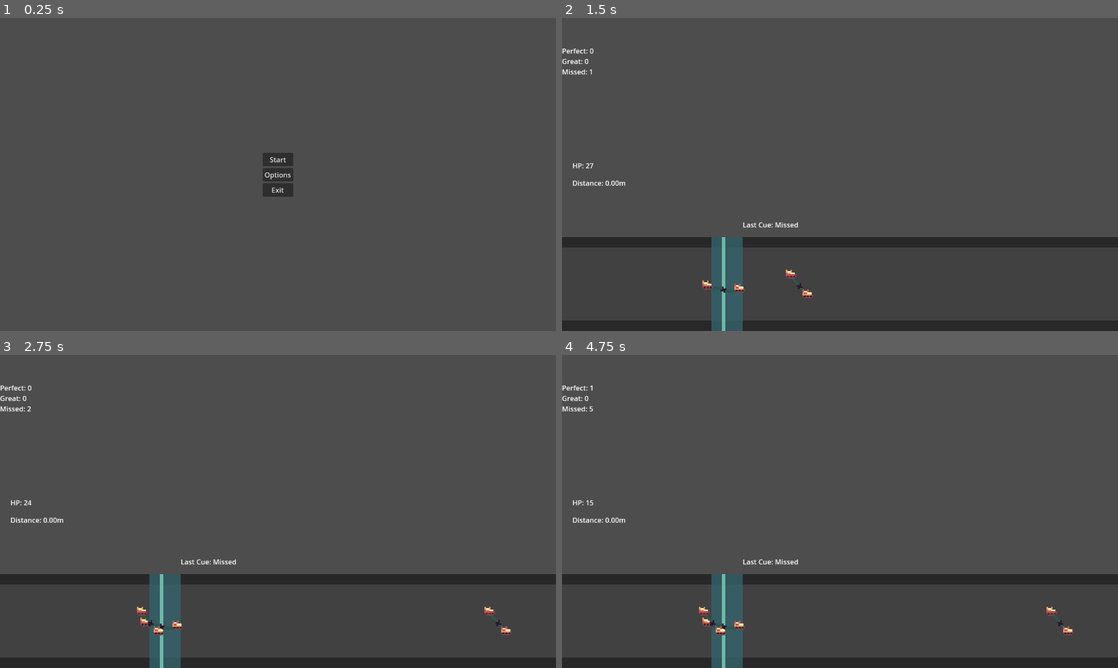
Above: before the commit, frames 1-4 (two rows, left to right).
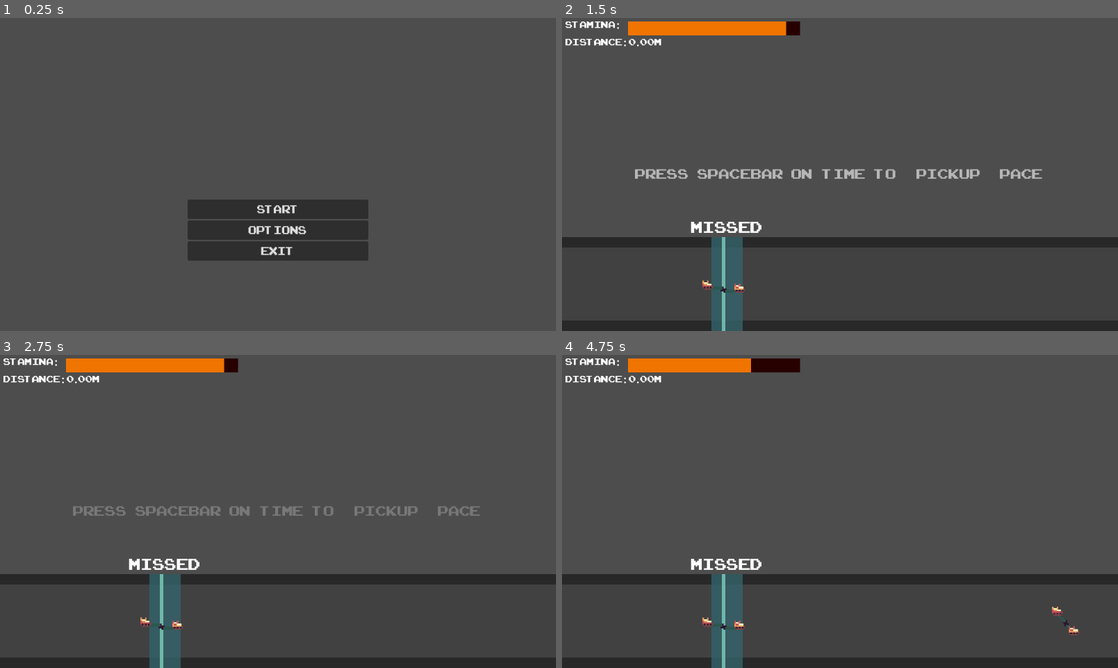
Above: after the commit, the same moments.

Repository: alexgaaranes/GameJam-2024-Entry
Game: Godot game, scene res://scenes/menu.tscn
The game is run twice, just before and just after one commit, with the same random seed, the same clock (stepped at 60 frames per second) and the same inputs.
Inputs:
- Up to frame 1 (0.25 s): no input
- Up to frame 2 (1.5 s): click "Start" at 0.5 s; tap Space (pedal) at 1.25, 1.35 s
- Up to frame 3 (2.75 s): tap Space (pedal) at 2, 2.1 s
- Up to frame 4 (4.75 s): tap Space (pedal) at 2.75, 2.85, 3.5, 3.6, 4.25, 4.35 s

The runs differ from the first frame. In frame 1, 6.6% of the frame differs, in the area x 33-67%, y 43-78%; in frame 2, 3.5%; in frame 3, 3.4%; in frame 4, 2.6%.

Commit message:
fixed UI

Diff:
--- a/project.godot
+++ b/project.godot
@@ -17,6 +17,7 @@
 config/icon="res://icon.svg"
 config/stretch/aspect="expand"
 config/size/viewport_width=1280
+config/enabled=false
 
 [display]
 
--- a/scenes/game_manager.tscn
+++ b/scenes/game_manager.tscn
@@ -27,6 +27,8 @@
 
 [node name="SlowdownTimer" type="Timer" parent="DistanceManager"]
 
+[node name="GameOverManager" type="Node" parent="."]
+
 [connection signal="timeout" from="InputManager/PenaltyTimer" to="InputManager" method="_on_penalty_timer_timeout"]
 [connection signal="timeout" from="CueSpawnManager/CueSpawnTimer" to="CueSpawnManager" method="_on_cue_spawn_timer_timeout"]
 [connection signal="timeout" from="DistanceManager/SlowdownTimer" to="DistanceManager" method="_on_slowdown_timer_timeout"]
--- /dev/null
+++ b/scenes/main_level.tscn
@@ -0,0 +1,215 @@
+[gd_scene load_steps=12 format=3 uid="uid://bhmqw75h2u8fk"]
+
+[ext_resource type="PackedScene" uid="uid://b8ubotbc18a7t" path="res://scenes/game_manager.tscn" id="1_i7q76"]
+[ext_resource type="Script" path="res://scripts/main_level.gd" id="1_ne8dj"]
+[ext_resource type="PackedScene" uid="uid://bgngv3qaf4or3" path="res://scenes/pedal_column.tscn" id="2_pe4of"]
+[ext_resource type="Script" path="res://scripts/tutorial.gd" id="5_dah53"]
+[ext_resource type="FontFile" uid="uid://cduo3hndy60wv" path="res://fonts/arcade_classic.TTF" id="5_gmnf5"]
+
+[sub_resource type="Animation" id="Animation_fmcq5"]
+resource_name = "fade_in"
+length = 0.3
+tracks/0/type = "value"
+tracks/0/imported = false
+tracks/0/enabled = true
+tracks/0/path = NodePath("../../Combo:theme_override_colors/font_color")
+tracks/0/interp = 1
+tracks/0/loop_wrap = true
+tracks/0/keys = {
+"times": PackedFloat32Array(0, 0.3),
+"transitions": PackedFloat32Array(1, 1),
+"update": 0,
+"values": [Color(0.898039, 0.898039, 0.898039, 0), Color(0.898039, 0.898039, 0.898039, 1)]
+}
+
+[sub_resource type="Animation" id="Animation_ijmvr"]
+length = 0.001
+tracks/0/type = "value"
+tracks/0/imported = false
+tracks/0/enabled = true
+tracks/0/path = NodePath("../../Combo:theme_override_colors/font_color")
+tracks/0/interp = 1
+tracks/0/loop_wrap = true
+tracks/0/keys = {
+"times": PackedFloat32Array(0),
+"transitions": PackedFloat32Array(1),
+"update": 0,
+"values": [Color(0.898039, 0.898039, 0.898039, 0)]
+}
+
+[sub_resource type="AnimationLibrary" id="AnimationLibrary_flekw"]
+_data = {
+"RESET": SubResource("Animation_ijmvr"),
+"fade_in": SubResource("Animation_fmcq5")
+}
+
+[sub_resource type="Animation" id="Animation_qb6a8"]
+resource_name = "fade_to_normal"
+length = 3.0
+tracks/0/type = "value"
+tracks/0/imported = false
+tracks/0/enabled = true
+tracks/0/path = NodePath(".:color")
+tracks/0/interp = 1
+tracks/0/loop_wrap = true
+tracks/0/keys = {
+"times": PackedFloat32Array(0, 3),
+"transitions": PackedFloat32Array(1, 1),
+"update": 0,
+"values": [Color(0, 0, 0, 1), Color(0, 0, 0, 0)]
+}
+tracks/1/type = "value"
+tracks/1/imported = false
+tracks/1/enabled = true
+tracks/1/path = NodePath("../Label:theme_override_colors/default_color")
+tracks/1/interp = 1
+tracks/1/loop_wrap = true
+tracks/1/keys = {
+"times": PackedFloat32Array(0, 3),
+"transitions": PackedFloat32Array(1, 1),
+"update": 0,
+"values": [Color(0.899258, 0.899258, 0.899258, 1), Color(0.898039, 0.898039, 0.898039, 0)]
+}
+
+[sub_resource type="Animation" id="Animation_k0c05"]
+length = 0.001
+tracks/0/type = "value"
+tracks/0/imported = false
+tracks/0/enabled = true
+tracks/0/path = NodePath(".:color")
+tracks/0/interp = 1
+tracks/0/loop_wrap = true
+tracks/0/keys = {
+"times": PackedFloat32Array(0),
+"transitions": PackedFloat32Array(1),
+"update": 0,
+"values": [Color(0, 0, 0, 1)]
+}
+tracks/1/type = "value"
+tracks/1/imported = false
+tracks/1/enabled = true
+tracks/1/path = NodePath("../Label:theme_override_colors/default_color")
+tracks/1/interp = 1
+tracks/1/loop_wrap = true
+tracks/1/keys = {
+"times": PackedFloat32Array(0),
+"transitions": PackedFloat32Array(1),
+"update": 0,
+"values": [Color(0.899258, 0.899258, 0.899258, 1)]
+}
+
+[sub_resource type="AnimationLibrary" id="AnimationLibrary_fmthr"]
+_data = {
+"RESET": SubResource("Animation_k0c05"),
+"fade_to_normal": SubResource("Animation_qb6a8")
+}
+
+[node name="MainLevel" type="Node"]
+script = ExtResource("1_ne8dj")
+
+[node name="GameManager" parent="." instance=ExtResource("1_i7q76")]
+
+[node name="PedalColumn" parent="." instance=ExtResource("2_pe4of")]
+
+[node name="Label" type="Label" parent="."]
+offset_left = 280.0
+offset_top = 456.0
+offset_right = 479.0
+offset_bottom = 507.0
+theme_override_fonts/font = ExtResource("5_gmnf5")
+theme_override_font_sizes/font_size = 50
+text = "Last Cue"
+horizontal_alignment = 1
+
+[node name="Combo" type="Label" parent="."]
+offset_left = 1072.0
+offset_top = 464.0
+offset_right = 1243.0
+offset_bottom = 515.0
+theme_override_colors/font_color = Color(0.898039, 0.898039, 0.898039, 0)
+theme_override_fonts/font = ExtResource("5_gmnf5")
+theme_override_font_sizes/font_size = 35
+text = "Combo x"
+
+[node name="AnimationPlayer" type="AnimationPlayer" parent="Combo"]
+root_node = NodePath("../../Tutorial/AnimationPlayer")
+libraries = {
+"": SubResource("AnimationLibrary_flekw")
+}
+
+[node name="HealthPoints" type="Label" parent="."]
+offset_left = 8.0
+offset_right = 48.0
+offset_bottom = 41.0
+theme_override_fonts/font = ExtResource("5_gmnf5")
+theme_override_font_sizes/font_size = 30
+text = "STAMINA: "
+
+[node name="Background" type="ColorRect" parent="HealthPoints"]
+layout_mode = 0
+offset_left = 144.0
+offset_top = 8.0
+offset_right = 188.0
+offset_bottom = 40.0
+scale = Vector2(9, 1)
+color = Color(0.151645, 0, 0.000560862, 1)
+
+[node name="Value" type="ColorRect" parent="HealthPoints"]
+layout_mode = 0
+offset_left = 144.0
+offset_top = 8.0
+offset_right = 184.0
+offset_bottom = 48.0
+scale = Vector2(10.149, 0.796249)
+color = Color(0.93569, 0.454354, 1.15514e-06, 1)
+
+[node name="Distance" type="Label" parent="."]
+offset_left = 8.0
+offset_top = 40.0
+offset_right = 151.0
+offset_bottom = 81.0
+theme_override_fonts/font = ExtResource("5_gmnf5")
+theme_override_font_sizes/font_size = 30
+text = "Distance: "
+
+[node name="Tutorial" type="Node" parent="."]
+script = ExtResource("5_dah53")
+
+[node name="BlackFade" type="ColorRect" parent="Tutorial"]
+visible = false
+offset_left = -16.0
+offset_top = -16.0
+offset_right = 1296.0
+offset_bottom = 736.0
+color = Color(0, 0, 0, 1)
+
+[node name="AnimationPlayer" type="AnimationPlayer" parent="Tutorial"]
+root_node = NodePath("../BlackFade")
+libraries = {
+"": SubResource("AnimationLibrary_fmthr")
+}
+
+[node name="Label" type="RichTextLabel" parent="Tutorial"]
+anchors_preset = 8
+anchor_left = 0.5
+anchor_top = 0.5
+anchor_right = 0.5
+anchor_bottom = 0.5
+offset_left = -472.0
+offset_top = -24.0
+offset_right = 472.0
+offset_bottom = 24.0
+grow_horizontal = 2
+grow_vertical = 2
+size_flags_horizontal = 4
+size_flags_vertical = 4
+theme_override_colors/default_color = Color(0.899258, 0.899258, 0.899258, 1)
+theme_override_fonts/normal_font = ExtResource("5_gmnf5")
+theme_override_font_sizes/normal_font_size = 45
+bbcode_enabled = true
+text = "Press	Spacebar	on 	Time	to		Pickup		Pace"
+
+[node name="FadeOutTimer" type="Timer" parent="Tutorial"]
+wait_time = 3.0
+
+[connection signal="timeout" from="Tutorial/FadeOutTimer" to="Tutorial" method="_on_fade_out_timer_timeout"]
--- a/scenes/menu.tscn
+++ b/scenes/menu.tscn
@@ -1,6 +1,7 @@
-[gd_scene load_steps=2 format=3 uid="uid://b582kkllaqo8c"]
+[gd_scene load_steps=3 format=3 uid="uid://b582kkllaqo8c"]
 
 [ext_resource type="Script" path="res://scripts/menu.gd" id="1_fy35y"]
+[ext_resource type="FontFile" uid="uid://cduo3hndy60wv" path="res://fonts/arcade_classic.TTF" id="2_siky0"]
 
 [node name="Menu" type="Control"]
 layout_mode = 3
@@ -13,30 +14,34 @@
 
 [node name="VBoxContainer" type="VBoxContainer" parent="."]
 layout_mode = 1
-anchors_preset = 8
+anchors_preset = 7
 anchor_left = 0.5
-anchor_top = 0.5
+anchor_top = 1.0
 anchor_right = 0.5
-anchor_bottom = 0.5
-offset_left = -35.0
-offset_top = -50.5
-offset_right = 35.0
-offset_bottom = 50.5
+anchor_bottom = 1.0
+offset_left = -208.0
+offset_top = -464.0
+offset_right = 208.0
 grow_horizontal = 2
-grow_vertical = 2
+grow_vertical = 0
 alignment = 1
-metadata/_edit_use_anchors_ = true
 
 [node name="StartButton" type="Button" parent="VBoxContainer"]
 layout_mode = 2
+theme_override_fonts/font = ExtResource("2_siky0")
+theme_override_font_sizes/font_size = 35
 text = "Start"
 
 [node name="OptionsButton" type="Button" parent="VBoxContainer"]
 layout_mode = 2
+theme_override_fonts/font = ExtResource("2_siky0")
+theme_override_font_sizes/font_size = 35
 text = "Options"
 
 [node name="ExitButton" type="Button" parent="VBoxContainer"]
 layout_mode = 2
+theme_override_fonts/font = ExtResource("2_siky0")
+theme_override_font_sizes/font_size = 35
 text = "Exit"
 
 [connection signal="pressed" from="VBoxContainer/StartButton" to="." method="_on_start_button_pressed"]
--- a/scenes/pedal_column.tscn
+++ b/scenes/pedal_column.tscn
@@ -1,7 +1,7 @@
 [gd_scene load_steps=14 format=3 uid="uid://bgngv3qaf4or3"]
 
 [ext_resource type="Script" path="res://scripts/pedal_column.gd" id="1_8fkcs"]
-[ext_resource type="Texture2D" uid="uid://bxg1wxbhswkdr" path="res://assests/art/beat-column-sheet.png" id="2_n8det"]
+[ext_resource type="Texture2D" uid="uid://bxg1wxbhswkdr" path="res://assets/art/beat-column-sheet.png" id="2_n8det"]
 
 [sub_resource type="RectangleShape2D" id="RectangleShape2D_el7vk"]
 size = Vector2(8, 216)
--- a/scenes/pedal_cue.tscn
+++ b/scenes/pedal_cue.tscn
@@ -1,10 +1,10 @@
 [gd_scene load_steps=6 format=3 uid="uid://pt6s1ma0v7s8"]
 
 [ext_resource type="Script" path="res://scripts/pedal_cue.gd" id="1_5sf68"]
-[ext_resource type="Texture2D" uid="uid://c876vlqth1sie" path="res://assests/art/beat-cue.png" id="2_ondyc"]
+[ext_resource type="Texture2D" uid="uid://c876vlqth1sie" path="res://assets/art/beat-cue.png" id="2_ondyc"]
 
 [sub_resource type="RectangleShape2D" id="RectangleShape2D_2l7uh"]
-size = Vector2(64, 64)
+size = Vector2(32, 64)
 
 [sub_resource type="AtlasTexture" id="AtlasTexture_pqxod"]
 atlas = ExtResource("2_ondyc")
--- a/scenes/placeholder_lvl.tscn
+++ /dev/null
@@ -1,53 +0,0 @@
-[gd_scene load_steps=4 format=3 uid="uid://bhmqw75h2u8fk"]
-
-[ext_resource type="PackedScene" uid="uid://b8ubotbc18a7t" path="res://scenes/game_manager.tscn" id="1_63au2"]
-[ext_resource type="PackedScene" uid="uid://bgngv3qaf4or3" path="res://scenes/pedal_column.tscn" id="1_85v0j"]
-[ext_resource type="PackedScene" uid="uid://pt6s1ma0v7s8" path="res://scenes/pedal_cue.tscn" id="2_e51k7"]
-
-[node name="PlaceholderLvl" type="Node"]
-
-[node name="GameManager" parent="." instance=ExtResource("1_63au2")]
-
-[node name="PedalColumn" parent="." instance=ExtResource("1_85v0j")]
-
-[node name="PedalCue" parent="." instance=ExtResource("2_e51k7")]
-position = Vector2(1400, 625)
-
-[node name="Label" type="Label" parent="."]
-offset_left = 416.0
-offset_top = 464.0
-offset_right = 534.75
-offset_bottom = 496.0
-text = "Last Cue:"
-
-[node name="Perfect" type="Label" parent="."]
-offset_top = 64.0
-offset_right = 64.0
-offset_bottom = 87.0
-text = "Perfect: "
-
-[node name="Great" type="Label" parent="."]
-offset_top = 88.0
-offset_right = 52.0
-offset_bottom = 111.0
-text = "Great: "
-
-[node name="Missed" type="Label" parent="."]
-offset_top = 112.0
-offset_right = 63.0
-offset_bottom = 135.0
-text = "Missed: "
-
-[node name="HealthPoints" type="Label" parent="."]
-offset_left = 24.0
-offset_top = 328.0
-offset_right = 64.0
-offset_bottom = 351.0
-text = "HP:"
-
-[node name="Distance" type="Label" parent="."]
-offset_left = 24.0
-offset_top = 368.0
-offset_right = 100.0
-offset_bottom = 391.0
-text = "Distance: "
--- /dev/null
+++ b/scenes/summary.tscn
@@ -0,0 +1,9 @@
+[gd_scene format=3 uid="uid://b6j2udxiqg1q"]
+
+[node name="Summary" type="Control"]
+layout_mode = 3
+anchors_preset = 15
+anchor_right = 1.0
+anchor_bottom = 1.0
+grow_horizontal = 2
+grow_vertical = 2
--- a/scripts/cue_spawn_manager.gd
+++ b/scripts/cue_spawn_manager.gd
@@ -15,8 +15,9 @@
 	parent = get_parent()
 	timer = get_node("CueSpawnTimer")
 	cueScene = preload("res://scenes/pedal_cue.tscn")
+	timer.wait_time = 4
+	timer.start()
 	timer.wait_time = defaultTime
-	timer.start()
 
 
 # Called every frame. 'delta' is the elapsed time since the previous frame.
--- a/scripts/distance_manager.gd
+++ b/scripts/distance_manager.gd
@@ -41,9 +41,16 @@
 		isSlowing = true
 	else:
 		maxCombo = scoreManager.getCombo()
+		if maxCombo == 1:
+			distance += 2*delta
+			return
 		distance += maxCombo*delta
 
 
 func _on_slowdown_timer_timeout():
 	isSlowing = false
 	maxCombo = 0
+
+
+func getDistance():
+	return distance
--- a/scripts/game_manager.gd
+++ b/scripts/game_manager.gd
@@ -1,25 +1,27 @@
 extends Node
 
 # Stats
-var HP: float = 30
+const maxHP = 30
+var HP: float = maxHP
 
 # Other node references
 var parent: Node
 var healthLabel: Label
+var healthBar: ColorRect
 
 # Called when the node enters the scene tree for the first time.
 func _ready():
 	parent = get_parent()
 	healthLabel = parent.get_node("HealthPoints")
+	healthBar = healthLabel.get_node("Value")
 
 # Called every frame. 'delta' is the elapsed time since the previous frame.
 func _process(delta):
-	updateHealthLabel()
+	pass
 
 
 func updateHP(amount:float):
-	if HP >= 50 and amount > 0: return
+	if HP >= maxHP and amount > 0: return
 	HP += amount
-
-func updateHealthLabel():
-	healthLabel.text = "HP: %d" % [HP]
+	if HP < 0: HP = 0
+	healthBar.scale = Vector2((HP/30)*10.1,0.796249)
--- a/scripts/input_manager.gd
+++ b/scripts/input_manager.gd
@@ -38,7 +38,7 @@
 				updateLabel("Great")
 				await scoreManager.addGreat(1)
 			scoreManager.updateCombo()
-			detected.values()[0].queue_free()
+			detected.values()[0].free()
 		else:
 			updateLabel("Missed")
 			await scoreManager.addMissed(1)
@@ -59,8 +59,8 @@
 		passedCues.erase(cue)
 		if cue == null: continue
 		scoreManager.addMissed(1)
-		cue.queue_free()
+		cue.free()
 
 # SUPPLEMENTARY FUNCTIONS
 func updateLabel(text: String):
-	label.text = "Last Cue: %s" % [text]
+	label.text = "%s" % [text]
--- /dev/null
+++ b/scripts/main_level.gd
@@ -0,0 +1,11 @@
+extends Node
+
+
+# Called when the node enters the scene tree for the first time.
+func _ready():
+	pass # Replace with function body.
+
+
+# Called every frame. 'delta' is the elapsed time since the previous frame.
+func _process(delta):
+	pass
--- a/scripts/menu.gd
+++ b/scripts/menu.gd
@@ -12,7 +12,7 @@
 
 
 func _on_start_button_pressed():	# Start Button Signal
-	get_tree().change_scene_to_file("res://scenes/placeholder_lvl.tscn")
+	get_tree().change_scene_to_file("res://scenes/main_level.tscn")
 
 
 
--- a/scripts/pedal_column.gd
+++ b/scripts/pedal_column.gd
@@ -16,15 +16,15 @@
 # ENTER
 func _on_great_area_back_area_entered(area):
 	if area.get_name() != "AreaPedalCue": return
-	detectedAreas["GB"] = area
+	detectedAreas["GB"] = area.get_parent()
 
 func _on_great_area_front_area_entered(area):
 	if area.get_name() != "AreaPedalCue": return
-	detectedAreas["GF"] = area
+	detectedAreas["GF"] = area.get_parent()
 
 func _on_perfect_area_area_entered(area):
 	if area.get_name() != "AreaPedalCue": return
-	detectedAreas["P"] = area
+	detectedAreas["P"] = area.get_parent()
 
 # EXIT
 func _on_great_area_back_area_exited(area):
@@ -38,4 +38,4 @@
 
 # END POINT
 func _on_end_area_area_entered(area):
-	passedCues.append(area)
+	passedCues.append(area.get_parent())
--- a/scripts/pedal_cue.gd
+++ b/scripts/pedal_cue.gd
@@ -16,3 +16,6 @@
 # Called every frame. 'delta' is the elapsed time since the previous frame.
 func _process(delta):
 	position += Vector2(velocity,0) * delta
+
+func free():	# can add more here
+	queue_free()
--- a/scripts/score_manager.gd
+++ b/scripts/score_manager.gd
@@ -1,11 +1,9 @@
 extends Node
 
-var multiplier: float = 0
+var multiplier: float = 1
 
 # Label object references
-var perfectLabel: Label
-var greatLabel: Label
-var missedLabel: Label
+var comboLabel: Label
 
 # Score Component
 var perfectAmt: int = 0
@@ -16,21 +14,21 @@
 var root: Node
 var parent: Node
 var cueSpawnManager: Node
+var comboAnim: AnimationPlayer
+var distanceManager: Node
 # Called when the node enters the scene tree for the first time.
 func _ready():
 	parent = get_parent()
+	distanceManager = parent.get_node("DistanceManager")
 	root = parent.get_parent()
 	cueSpawnManager = parent.get_node("CueSpawnManager")
-	perfectLabel = root.get_node("Perfect")
-	greatLabel = root.get_node("Great")
-	missedLabel = root.get_node("Missed")
-
+	comboLabel = root.get_node("Combo")
+	comboAnim = comboLabel.get_node("AnimationPlayer")
+	comboLabel.visible = false
 
 # Called every frame. 'delta' is the elapsed time since the previous frame.
 func _process(delta):
-	updatePerfectLabel()
-	updateGreatLabel()
-	updateMissedLabel()
+	updateComboLabel()
 
 # Setters & Getters
 func updateCombo():
@@ -53,15 +51,16 @@
 	resetCombo()
 	parent.updateHP(-3)
 
-# temp funcs
-func updatePerfectLabel():
-	perfectLabel.text = "Perfect: %d" % [perfectAmt]
-
-func updateGreatLabel():
-	greatLabel.text = "Great: %d" % [greatAmt]
-
-func updateMissedLabel():
-	missedLabel.text = "Missed: %d" % [missedAmt]
+func updateComboLabel():
+	if comboAmt > 4:
+		if comboLabel.visible == false: comboAnim.play("fade_in")
+		comboLabel.visible = true
+		comboLabel.text = "Combo x%d" % [comboAmt]
+	else:
+		comboLabel.visible = false
 
 func getCombo():
 	return comboAmt
+
+func updateMultiplier():
+	multiplier = floor(multiplier + distanceManager.getDistance()/500)
--- /dev/null
+++ b/scripts/tutorial.gd
@@ -0,0 +1,24 @@
+extends Node
+
+var timer: Timer
+var fadeBlack: ColorRect
+var label: RichTextLabel
+
+# Called when the node enters the scene tree for the first time.
+func _ready():
+	timer = $FadeOutTimer
+	fadeBlack = $BlackFade
+	label = $Label
+	timer.start()
+	$AnimationPlayer.play("fade_to_normal")
+	get_tree().paused
+
+
+# Called every frame. 'delta' is the elapsed time since the previous frame.
+func _process(delta):
+	pass
+
+
+
+func _on_fade_out_timer_timeout():
+	pass
Renamed: assests/art/beat-column-sheet.png -> assets/art/beat-column-sheet.png
Not shown, changed: assets/art/beat-column-sheet.png.import
Renamed: assests/art/beat-cue.png -> assets/art/beat-cue.png
Not shown, changed: assets/art/beat-cue.png.import
Renamed: assests/art/cyclist-sheet.png -> assets/art/cyclist-sheet.png
Not shown, changed: assets/art/cyclist-sheet.png.import
Binary file added: fonts/arcade_classic.TTF
Not shown, added: fonts/arcade_classic.TTF.import
